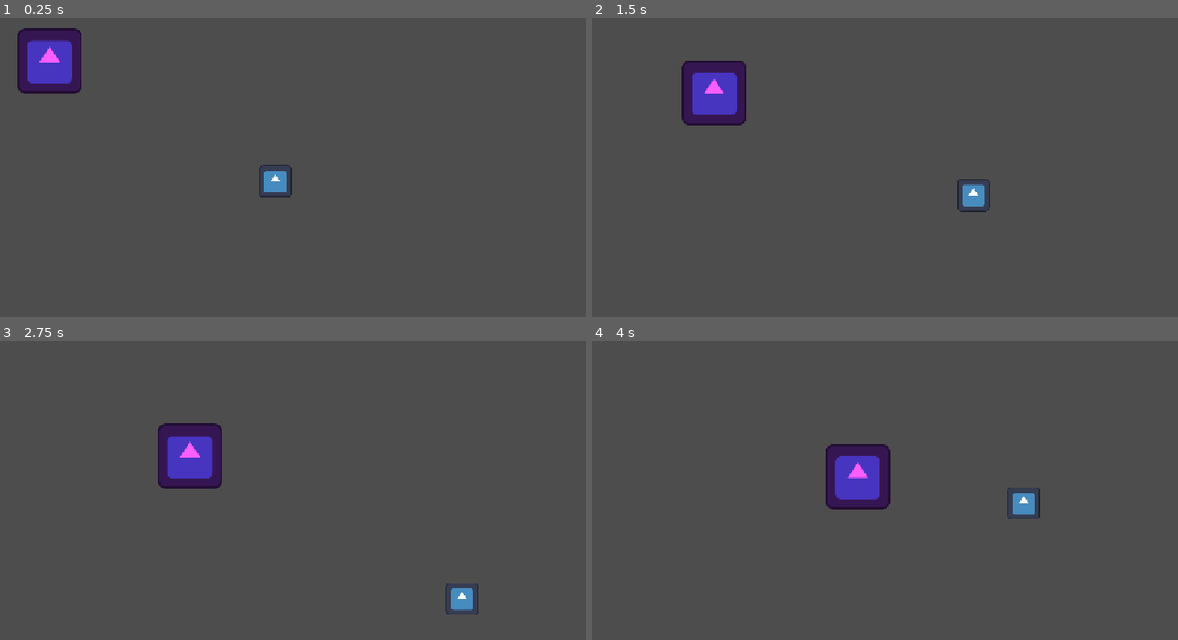
Above: before the commit, frames 1-4 (two rows, left to right).
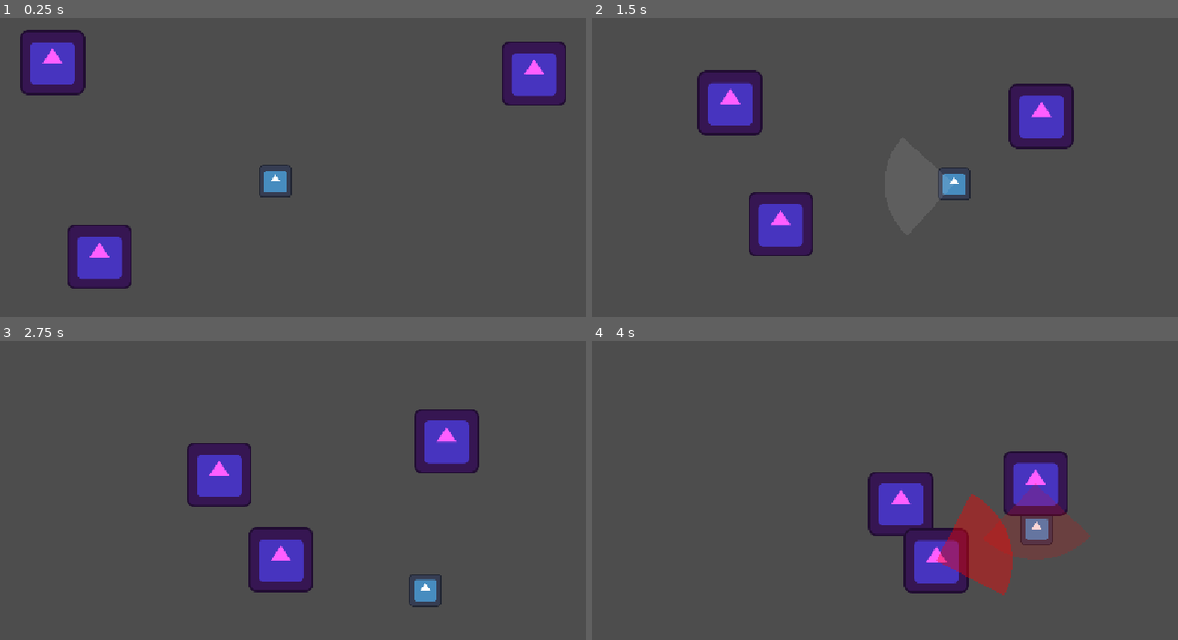
Above: after the commit, the same moments.

Repository: Finity16/bug-off-
Game: Godot game, scene res://scenes/main.tscn
The game is run twice, just before and just after one commit, with the same random seed, the same clock (stepped at 60 frames per second) and the same inputs. The engine's default icon, where the game draws it, is replaced by a stand-in: a white triangle on a blue panel in a dark square.
Inputs (mouse positions are in pixels of both pictures, inside the frame that each line leads up to):
- Up to frame 1 (0.25 s): no input
- Up to frame 2 (1.5 s): move the mouse to (1025, 155) at 0.52 s; hold D (move_right) 0.53-1.28 s; click (1025, 155) at 0.6 s; move the mouse to (720, 197) at 1.27 s; hold S (move_down) from 1.28 s (still down); click (720, 197) at 1.35 s
- Up to frame 3 (2.75 s): move the mouse to (345, 409) at 2.02 s; release S (move_down) at 2.03 s; hold D (move_right) from 2.03 s (still down); click (345, 409) at 2.1 s
- Up to frame 4 (4 s): move the mouse to (832, 580) at 2.77 s; release D (move_right) at 2.78 s; hold W (move_up) 2.78-3.53 s; click (832, 580) at 2.85 s; move the mouse to (1084, 559) at 3.52 s; hold A (move_left) from 3.53 s (still down); click (1084, 559) at 3.6 s

The runs differ from the first frame. In frame 1, 5.5% of the frame differs, in the area x 2-97%, y 3-91%; in frame 2, 8.2%; in frame 3, 8.9%; in frame 4, 13%, in the area x 39-86%, y 34-86%.

Commit message:
Polished attacking and movement

Diff:
--- a/scenes/human.gd
+++ b/scenes/human.gd
@@ -4,22 +4,71 @@
 
 enum State { CHASE, WINDUP, RECOVER, HURT }
 
-@export var speed := 100.0
-@export var health := 3
-@export var attack_range := 120.0
-@export var hit_range := 135.0
-@export var windup_time := 0.4
-@export var recover_time := 0.7
-@export var attack_pause := 0.5
+@export var speed := 120.0
+@export var health := 4.0
+@export var attack_range := 170.0
+@export var hit_range := 120.0
+@export var attack_arc := 90.0
+@export var windup_time := 0.5
+@export var recover_time := 0.9
+@export var attack_pause := 0.7
+@export var close_distance := 80.0
+@export var rush_multiplier := 3.0
+
+@onready var sprite: Sprite2D = $Sprite2D
+@onready var body_shape: CollisionShape2D = $CollisionShape2D
 
 var state := State.CHASE
 var player: Node2D
 var can_attack := true
+var dead := false
+var aim_angle := 0.0
+var windup_progress := 0.0
+var telegraph: Polygon2D
+var flash_material: ShaderMaterial
 
 func _ready():
+	collision_layer = 2
+	collision_mask = 1
 	add_to_group("humans")
+	add_to_group("humans")
+	telegraph = Polygon2D.new()
+	telegraph.polygon = make_wedge(hit_range, attack_arc)
+	telegraph.color = Color(1, 0, 0, 0)
+	add_child(telegraph)
+	var shader := Shader.new()
+	shader.code = """
+shader_type canvas_item;
+uniform float flash : hint_range(0.0, 1.0) = 0.0;
+void fragment() {
+	COLOR.rgb = mix(COLOR.rgb, vec3(1.0), flash);
+}
+"""
+	flash_material = ShaderMaterial.new()
+	flash_material.shader = shader
+	sprite.material = flash_material
+
+func make_wedge(radius: float, arc_degrees: float) -> PackedVector2Array:
+	var points := PackedVector2Array([Vector2.ZERO])
+	var half := deg_to_rad(arc_degrees / 2.0)
+	var steps := 16
+	for i in steps + 1:
+		var a := -half + (half * 2.0) * i / steps
+		points.append(Vector2.from_angle(a) * radius)
+	return points
+
+func get_body_radius() -> float:
+	var circle := body_shape.shape as CircleShape2D
+	if circle == null:
+		return 16.0
+	return circle.radius * body_shape.global_scale.x
 
 func _physics_process(delta):
+	if dead:
+		velocity = velocity.move_toward(Vector2.ZERO, 600.0 * delta)
+		move_and_slide()
+		return
+
 	if player == null:
 		player = get_tree().get_first_node_in_group("player")
 		if player == null:
@@ -32,31 +81,71 @@
 				start_attack()
 			else:
 				velocity = to_player.normalized() * speed
+		State.WINDUP:
+			tick_windup(delta)
+			velocity = velocity.move_toward(Vector2.ZERO, 600.0 * delta)
 		_:
 			velocity = velocity.move_toward(Vector2.ZERO, 600.0 * delta)
 	move_and_slide()
 
+func player_in_attack_area() -> bool:
+	var to_player := player.global_position - global_position
+	var distance := to_player.length()
+	var radius: float = player.get_body_radius()
+	if distance - radius > hit_range:
+		return false
+	if distance <= radius:
+		return true
+	var tolerance := asin(minf(radius / distance, 1.0))
+	var limit := deg_to_rad(attack_arc / 2.0) + tolerance
+	return absf(angle_difference(aim_angle, to_player.angle())) <= limit
+
 func start_attack():
 	state = State.WINDUP
 	can_attack = false
+	windup_progress = 0.0
 	velocity = Vector2.ZERO
-	modulate = Color.RED
-	await get_tree().create_timer(windup_time).timeout
-	if global_position.distance_to(player.global_position) < hit_range:
-		player.take_hit(1, (player.global_position - global_position).normalized())
-	modulate = Color.WHITE
+	aim_angle = (player.global_position - global_position).angle()
+	telegraph.rotation = aim_angle
+	telegraph.color = Color(1, 0, 0, 0.15)
+
+func tick_windup(delta: float):
+	var distance := player.global_position.distance_to(global_position)
+	var closeness := clampf(inverse_lerp(attack_range, close_distance, distance), 0.0, 1.0)
+	windup_progress += delta * lerpf(1.0, rush_multiplier, closeness)
+	telegraph.color.a = lerpf(0.15, 0.45, minf(windup_progress / windup_time, 1.0))
+	if windup_progress >= windup_time:
+		land_attack()
+
+func land_attack():
 	state = State.RECOVER
+	telegraph.color = Color(1, 0, 0, 1)
+	if player_in_attack_area():
+		player.take_hit(1, Vector2.from_angle(aim_angle))
+	var tween := create_tween()
+	tween.tween_property(telegraph, "color:a", 0.0, 0.2)
 	await get_tree().create_timer(recover_time).timeout
 	state = State.CHASE
 	await get_tree().create_timer(attack_pause).timeout
 	can_attack = true
 
+func flash_white():
+	set_flash(1.0)
+	var tween := create_tween()
+	tween.tween_method(set_flash, 1.0, 0.0, 0.15)
+
+func set_flash(value: float):
+	flash_material.set_shader_parameter("flash", value)
+
 func take_hit(dmg: int, from_dir: Vector2):
+	if dead:
+		return
 	health -= dmg
-	velocity = from_dir * 200.0
+	if state != State.WINDUP:
+		velocity = from_dir * 200.0
+	flash_white()
 	if health <= 0:
-		died.emit(100)
-		queue_free()
+		die()
 		return
 
 	if state == State.CHASE:
@@ -64,3 +153,12 @@
 		await get_tree().create_timer(0.25).timeout
 		if state == State.HURT:
 			state = State.CHASE
+
+func die():
+	dead = true
+	remove_from_group("humans")
+	body_shape.set_deferred("disabled", true)
+	telegraph.color.a = 0.0
+	died.emit(100)
+	await get_tree().create_timer(0.15).timeout
+	queue_free()
--- a/scenes/main.tscn
+++ b/scenes/main.tscn
@@ -10,3 +10,9 @@
 
 [node name="Human" parent="." unique_id=1264052602 instance=ExtResource("2_0wfyh")]
 position = Vector2(199, 131)
+
+[node name="Human2" parent="." unique_id=1589010053 instance=ExtResource("2_0wfyh")]
+position = Vector2(272, 464)
+
+[node name="Human3" parent="." unique_id=1266345930 instance=ExtResource("2_0wfyh")]
+position = Vector2(1013, 151)
--- a/scenes/player.gd
+++ b/scenes/player.gd
@@ -1,22 +1,53 @@
 extends CharacterBody2D
 
-@export var speed := 220.0
+@export var speed := 300.0
 @export var accel := 1400.0
 @export var friction := 1000.0
-@export var attack_cooldown := 0.35
+@export var attack_cooldown := 0.6
+@export var attack_stun := 0.2
+@export var attack_radius := 110.0
+@export var attack_arc := 90.0
 
 @onready var pivot: Node2D = $Pivot
-@onready var hit_area: Area2D = $Pivot/HitArea
+@onready var body_shape: CollisionShape2D = $CollisionShape2D
 
 var facing := Vector2.RIGHT
 var can_attack := true
+var stunned := false
 var dead := false
+var wedge: Polygon2D
 
 func _ready():
+	collision_mask = 3
 	add_to_group("player")
+	add_to_group("player")
+	wedge = Polygon2D.new()
+	wedge.polygon = make_wedge(attack_radius, attack_arc)
+	wedge.color = Color(1, 1, 1, 0)
+	pivot.add_child(wedge)
+
+func make_wedge(radius: float, arc_degrees: float) -> PackedVector2Array:
+	var points := PackedVector2Array([Vector2.ZERO])
+	var half := deg_to_rad(arc_degrees / 2.0)
+	var steps := 16
+	for i in steps + 1:
+		var a := -half + (half * 2.0) * i / steps
+		points.append(Vector2.from_angle(a) * radius)
+	return points
+
+func get_body_radius() -> float:
+	var circle := body_shape.shape as CircleShape2D
+	if circle == null:
+		return 16.0
+	return circle.radius * body_shape.global_scale.x
 
 func _physics_process(delta):
 	if dead:
+		return
+
+	if stunned:
+		velocity = velocity.move_toward(Vector2.ZERO, friction * delta)
+		move_and_slide()
 		return
 
 	var dir := Input.get_vector("move_left", "move_right", "move_up", "move_down")
@@ -32,14 +63,35 @@
 	if Input.is_action_just_pressed("attack") and can_attack:
 		attack()
 
+func wedge_hits(human: Node2D) -> bool:
+	var to_human := human.global_position - global_position
+	var distance := to_human.length()
+	var radius: float = human.get_body_radius()
+	if distance - radius > attack_radius:
+		return false
+	if distance <= radius:
+		return true
+	var tolerance := asin(minf(radius / distance, 1.0))
+	var limit := deg_to_rad(attack_arc / 2.0) + tolerance
+	return absf(angle_difference(facing.angle(), to_human.angle())) <= limit
+
 func attack():
 	can_attack = false
-	velocity += facing * 250.0
-	for body in hit_area.get_overlapping_bodies():
-		if body.is_in_group("humans"):
-			body.take_hit(1, facing)
-	await get_tree().create_timer(attack_cooldown).timeout
+	stunned = true
+	velocity = Vector2.ZERO
+	flash_wedge()
+	for human in get_tree().get_nodes_in_group("humans"):
+		if wedge_hits(human):
+			human.take_hit(1, facing)
+	await get_tree().create_timer(attack_stun).timeout
+	stunned = false
+	await get_tree().create_timer(maxf(attack_cooldown - attack_stun, 0.0)).timeout
 	can_attack = true
+
+func flash_wedge():
+	wedge.color = Color(1, 1, 1, 0.9)
+	var tween := create_tween()
+	tween.tween_property(wedge, "color:a", 0.0, 0.15)
 
 func take_hit(_dmg: int, _from_dir: Vector2):
 	if dead:
--- a/scenes/player.tscn
+++ b/scenes/player.tscn
@@ -6,8 +6,8 @@
 [sub_resource type="CircleShape2D" id="CircleShape2D_ob1uy"]
 radius = 24.083189
 
-[sub_resource type="CircleShape2D" id="CircleShape2D_nt6kf"]
-radius = 27.166155
+[sub_resource type="CircleShape2D" id="CircleShape2D_0xatn"]
+radius = 24.083189
 
 [node name="Player" type="CharacterBody2D" unique_id=804416360]
 script = ExtResource("1_g2els")
@@ -24,5 +24,5 @@
 [node name="HitArea" type="Area2D" parent="Pivot" unique_id=317560219]
 
 [node name="CollisionShape2D" type="CollisionShape2D" parent="Pivot/HitArea" unique_id=157869468]
-position = Vector2(27, 0)
-shape = SubResource("CircleShape2D_nt6kf")
+position = Vector2(19, 0)
+shape = SubResource("CircleShape2D_0xatn")
